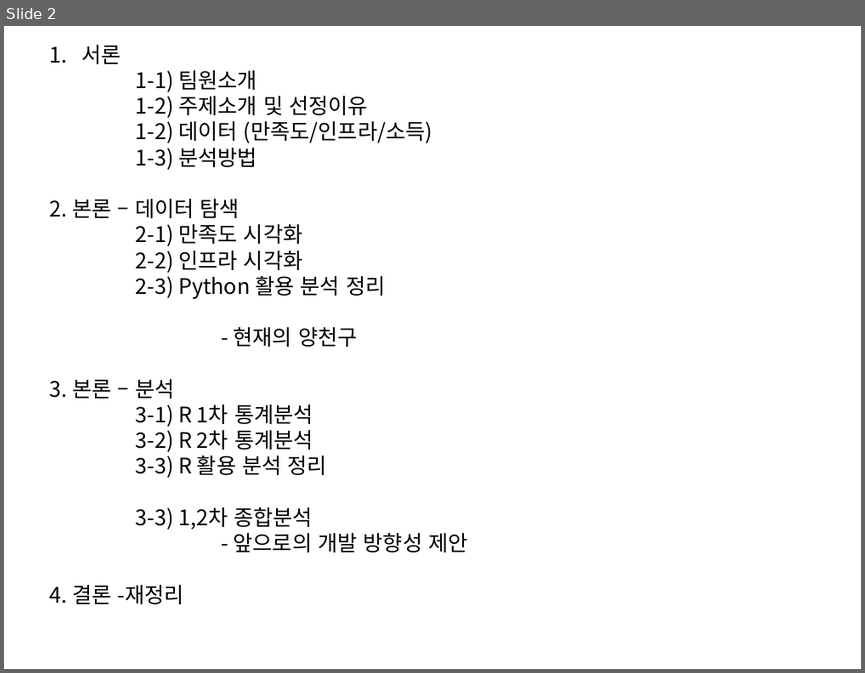
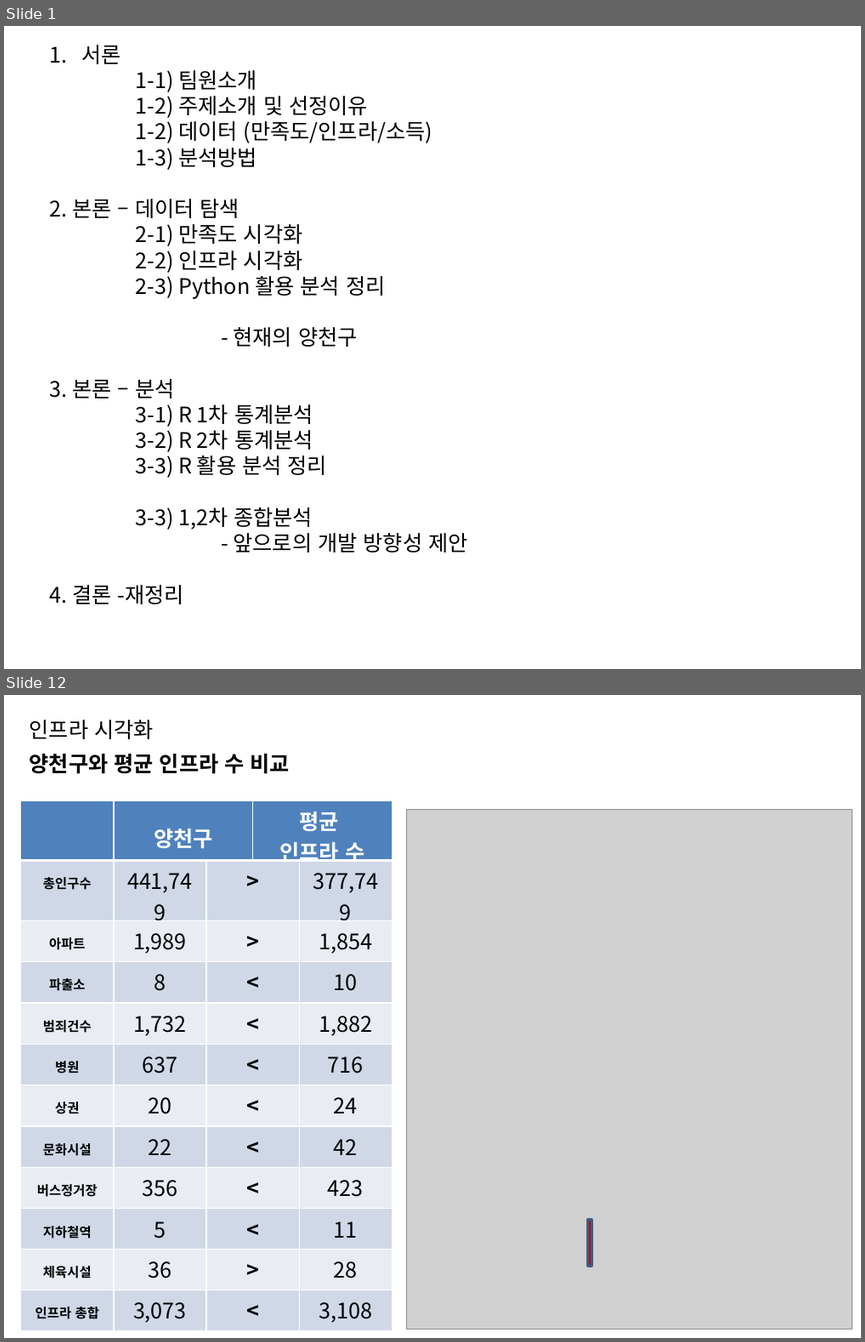
Before and after one commit to Dev1120/Team1Project, a slide deck: PPT구상/팀프로젝트_구상용.pptx. Shown one above the other, each under a label of ours: slide 2 before the commit, slides 1 and 12 after it; the slides between them are not shown. The pictures are 865x673 and 865x1342 pixels, drawn with LibreOffice and Linux fonts; fonts in the diff are those of the drawing; grey boxes stand for pictures. Boxes give left, top, right and bottom in pixels: in the first picture for what was removed or moved away, otherwise in the second. Text is boxed around its words. In the diff, an @@ line names an element or a change of style, - is before the commit and + after.

```diff
--- a/PPT구상/팀프로젝트_구상용.pptx
+++ b/PPT구상/팀프로젝트_구상용.pptx
@@ slide 12 added at bbox=[4, 695, 861, 1338], background #FFFFFF @@
@@ text added at bbox=[30, 720, 154, 739], 18 pt, text #000000 @@
+인프라 시각화
@@ text added at bbox=[30, 754, 290, 774], 18 pt, text #000000, bold @@
+양천구와 평균 인프라 수 비교
@@ table added at bbox=[21, 800, 392, 1326], 12 rows, 5 columns @@
+ | 양천구 |  | 평균 / 인프라 수 | 
+총인구수 | 441,749 | > |  | 377,749
+아파트 | 1,989 | > |  | 1,854
+파출소 | 8 | < |  | 10
+범죄건수 | 1,732 | < |  | 1,882
+병원 | 637 | < |  | 716
+상권 | 20 | < |  | 24
+문화시설 | 22 | < |  | 42
+버스정거장 | 356 | < |  | 423
+지하철역 | 5 | < |  | 11
+체육시설 | 36 | > |  | 28
+인프라 총합 | 3,073 | < |  | 3,108
@@ picture added at bbox=[407, 809, 852, 1328] @@
@@ rectangle added at bbox=[587, 1219, 591, 1265], fill #C00000, outline #3A5F8C 2 pt @@
@@ what was slide 2 is now slide 1 @@
```
Also in this commit, not shown: 10 slides changed, 34 other slides added, 1 slide removed, 5 other files.
